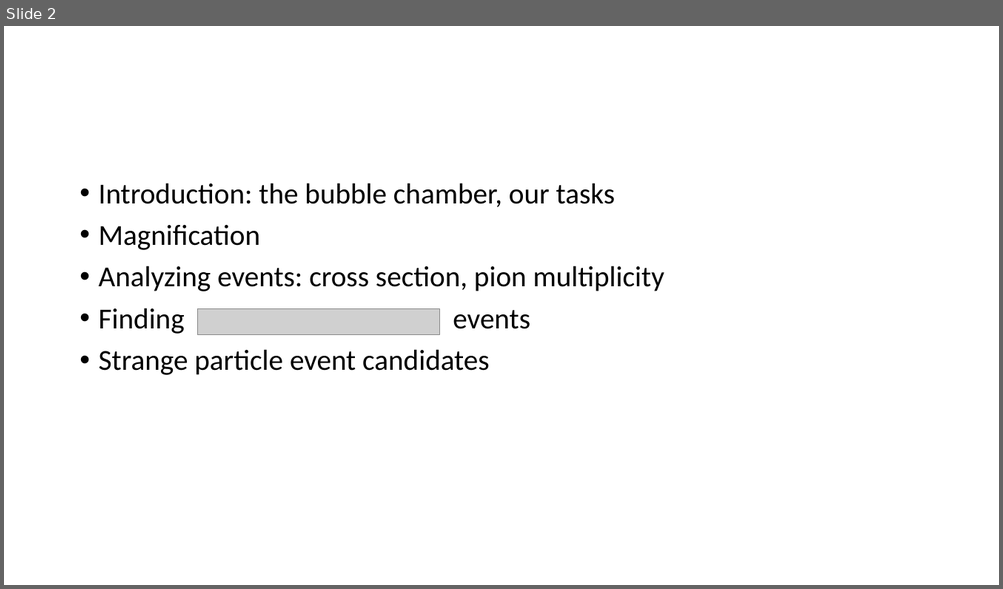
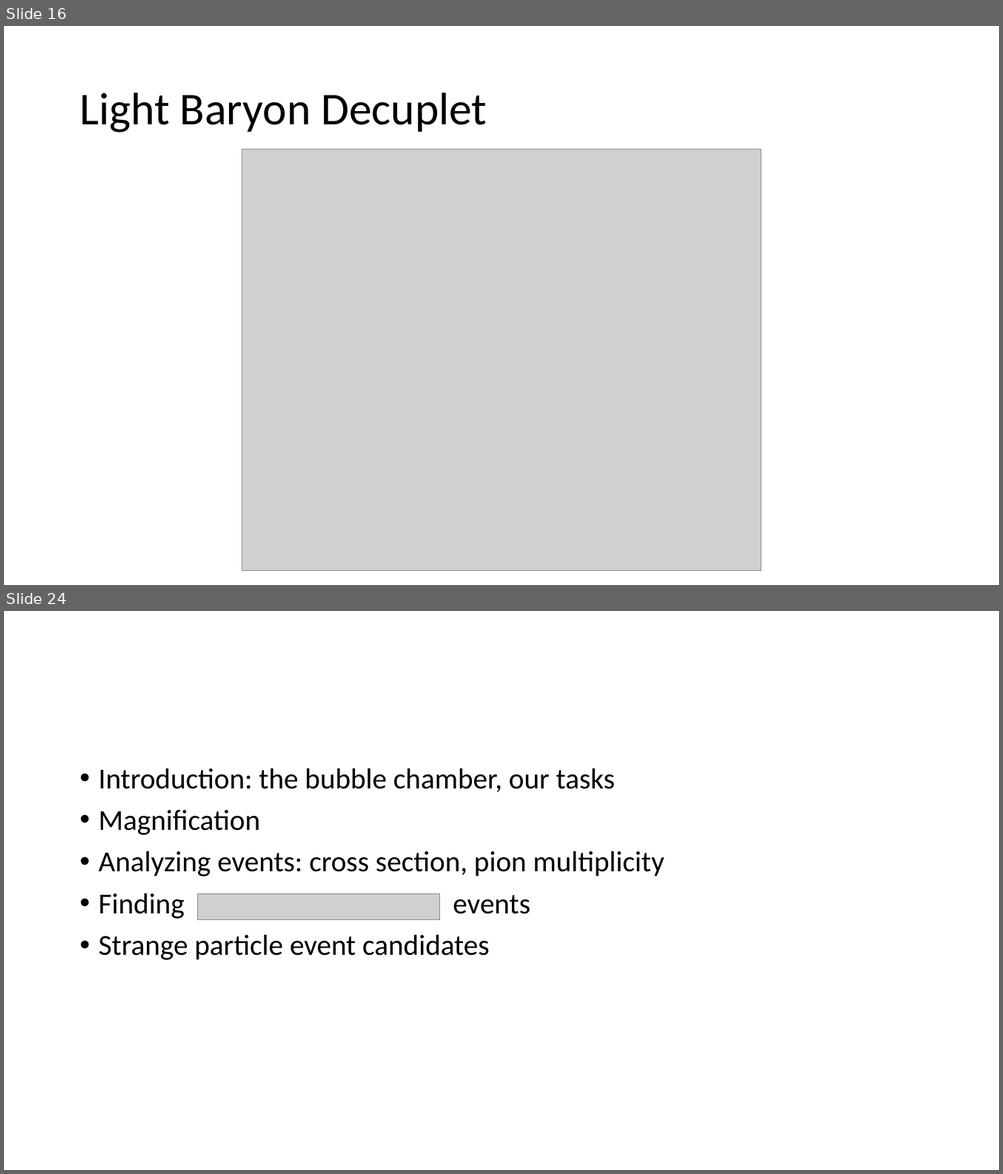
Before and after one commit to mitlabence/Lab18, a slide deck: Presentation/E212.pptx. Shown one above the other, each under a label of ours: slide 2 before the commit, slides 16 and 24 after it; the slides between them are not shown. The pictures are 1003x589 and 1003x1174 pixels, drawn with LibreOffice and Linux fonts; fonts in the diff are those of the drawing; grey boxes stand for pictures. Boxes give left, top, right and bottom in pixels: in the first picture for what was removed or moved away, otherwise in the second. Text is boxed around its words. In the diff, an @@ line names an element or a change of style, - is before the commit and + after.

```diff
--- a/Presentation/E212.pptx
+++ b/Presentation/E212.pptx
@@ slide 16 added at <box>4,26,999,585</box>, background #FFFFFF @@
@@ title added at <box>79,93,486,133</box>, 44 pt, text #000000 @@
+Light Baryon Decuplet
@@ picture added at <box>242,149,761,571</box> @@
@@ what was slide 2 is now slide 24 @@
```
Also in this commit, not shown: 3 slides changed, 29 other slides added, 15 other files.
